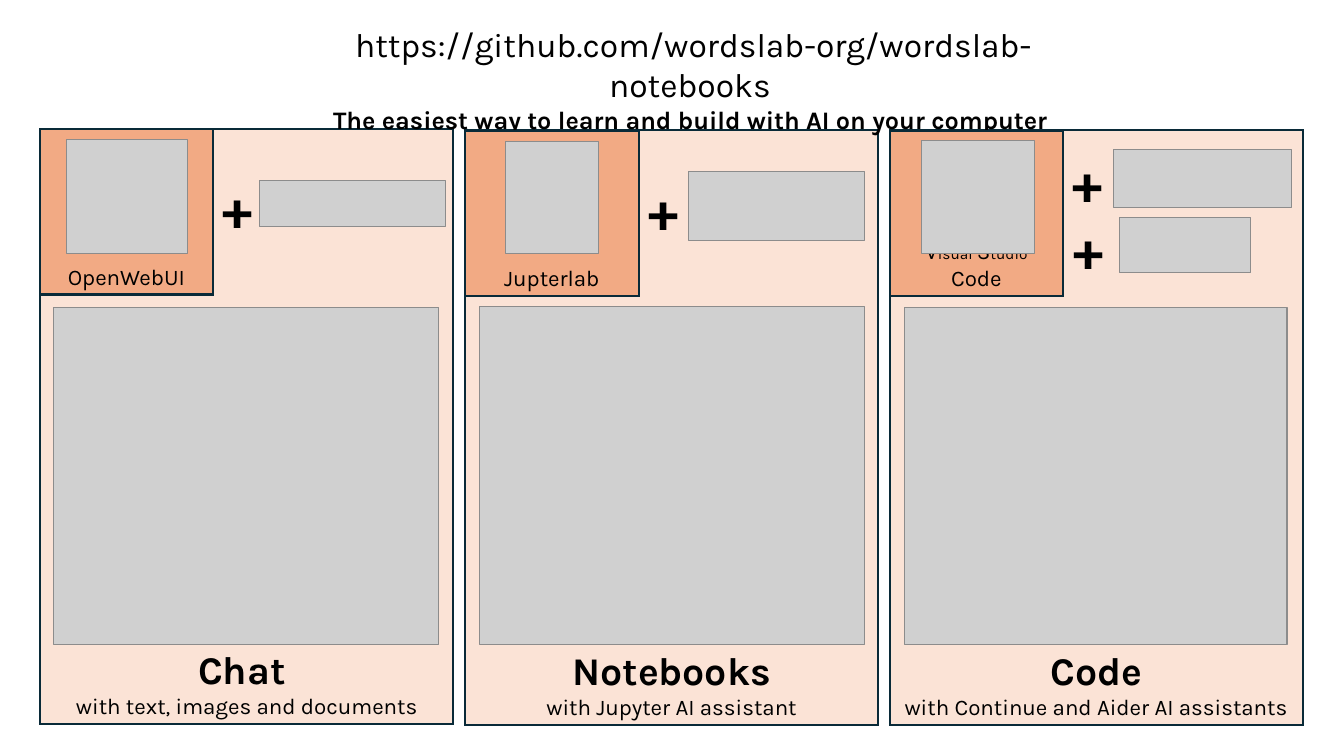
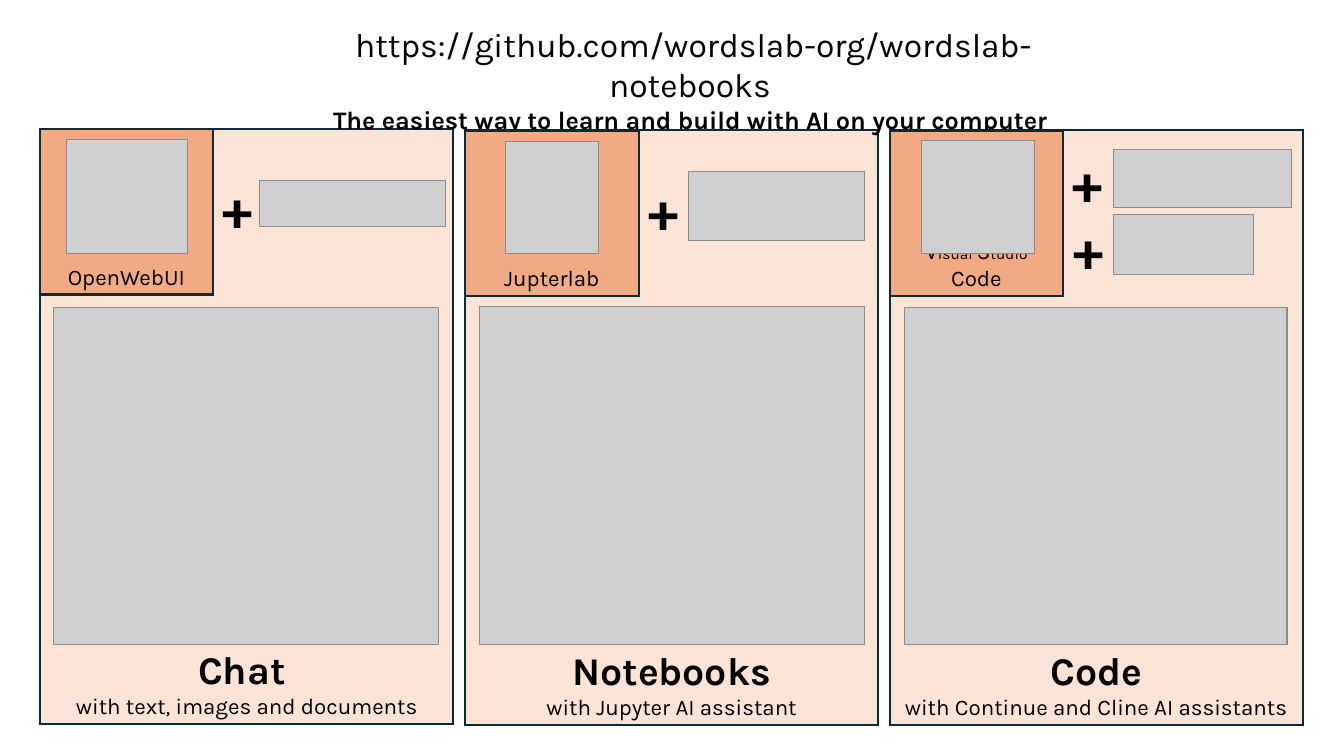
Before and after one commit to wordslab-org/wordslab-notebooks, a slide deck: slide 2 of docs/docs-src/wordslab-notebooks-architecture.pptx. Drawn at 1344x756 pixels with LibreOffice and Linux fonts; fonts in the diff are those of the drawing; grey boxes stand for pictures. Boxes give left, top, right and bottom in pixels: in the first picture for what was removed or moved away, otherwise in the second. Text is boxed around its words. In the diff, an @@ line names an element or a change of style, - is before the commit and + after.

Commit message:
Replace Aider with Cline

```diff
--- a/docs/docs-src/wordslab-notebooks-architecture.pptx
+++ b/docs/docs-src/wordslab-notebooks-architecture.pptx
@@ picture: place and size @@
-picture at [1120, 218, 1252, 273]
+picture at [1113, 215, 1253, 274]
@@ text in rectangle at [905, 699, 1287, 716]: text changed @@
-with Continue and Aider AI assistants
+with Continue and Cline AI assistants
```
Also in this commit, not shown: 9 other files.
